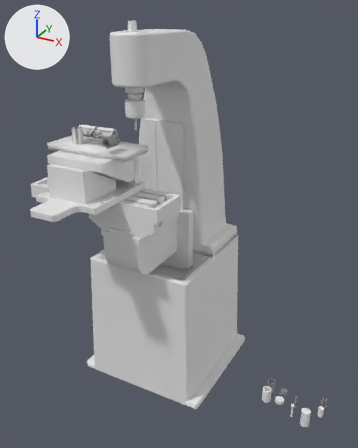
The Blender file CNC3Axis/CNC3Axis.blend, before and after one commit.
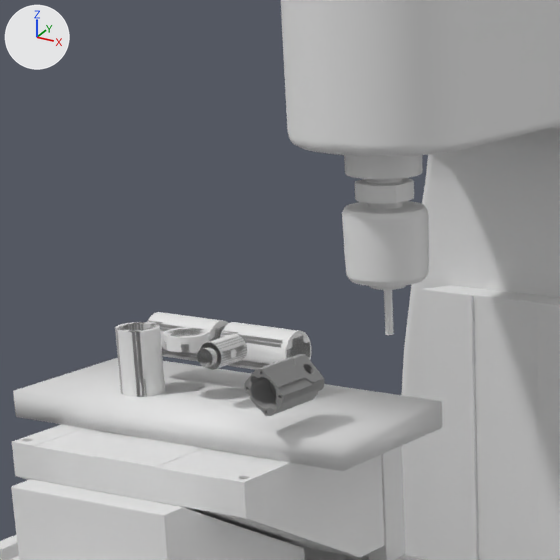
There are two pictures of each version: one whole from a 50 mm camera at (859.0, -1473.0, 1338.0) aimed at (120.0, -130.0, 666.0), one close up on the part from 12% to 49% of the width and 11% to 41% of the height. The lights are fixed; the arrows at upper left show +X, +Y and +Z. The first two pictures are the older version.

The scene before the commit, as lines of its bpy script (objects in view):
```python
ob_axisz_base_b = bpy.data.objects.new('AxisZ.Base.B', me_axisz_base_b)
ob_axisz_base_b.parent = ob_axisz_group
ob_axisz_base_b.location = (0.0, 2.0, 0.0)
ob_foil_a1 = bpy.data.objects.new('Foil.A1', me_foil_a1)
ob_foil_a1.parent = ob_foil_group
ob_foil_a1.location = (-163.0, -259.0, 983.0)
ob_foil_ab1 = bpy.data.objects.new('Foil.AB1', me_foil_ab1)
ob_foil_ab1.parent = ob_foil_group
ob_foil_ab1.location = (-120.0, -215.0, 967.0)
ob_foil_ab1.rotation_euler = (0.0, 1.571, 0.0)  # degrees (0, 90, 0)
ob_foil_ab2 = bpy.data.objects.new('Foil.AB2', me_foil_ab2)
ob_foil_ab2.parent = ob_foil_group
ob_foil_ab2.location = (-49.0, -215.0, 967.0)
ob_foil_ab2.rotation_euler = (0.0, 1.571, 0.0)  # degrees (0, 90, 0)
ob_foil_b1 = bpy.data.objects.new('Foil.B1', me_foil_b1)
ob_foil_b1.parent = ob_foil_group
ob_foil_b1.location = (-120.0, -256.0, 983.0)
ob_foil_d1 = bpy.data.objects.new('Foil.D1', me_foil_d1)
ob_foil_d1.parent = ob_foil_group
ob_foil_d1.location = (-105.0, -280.0, 973.0)
ob_foil_d1.rotation_euler = (-1.571, 0.0, 0.0)  # degrees (-90, 0, 0)
ob_product_a_001 = bpy.data.objects.new('Product.A.001', me_product_a)
ob_product_a_001.parent = ob_foil_group
ob_product_a_001.location = (-183.0, -259.0, 947.0)
ob_product_b_001 = bpy.data.objects.new('Product.B.001', me_product_b)
ob_product_b_001.parent = ob_foil_group
ob_product_b_001.location = (-140.0, -256.0, 972.0)
ob_product_d_001 = bpy.data.objects.new('Product.D.001', me_product_d)
ob_product_d_001.parent = ob_foil_group
ob_product_d_001.location = (-105.0, -280.0, 973.0)
ob_product_d_001.rotation_euler = (-1.571, 0.0, 0.0)  # degrees (-90, 0, 0)
# also in view: 'Kokubo.Spindle' at (0.0, -190.0, 1160.0); 'AxisZ' at (-117.0, -260.0, 868.0); 'Foil.Base' at (-117.0, -238.0, 925.0); 'AxisZ.Base' at (-117.0, -330.0, 843.0); 'Product.A.002' at (-22.0, -291.0, 967.0)
```
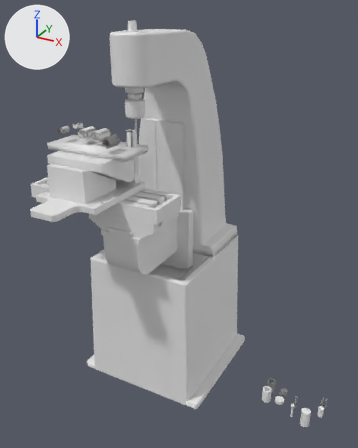
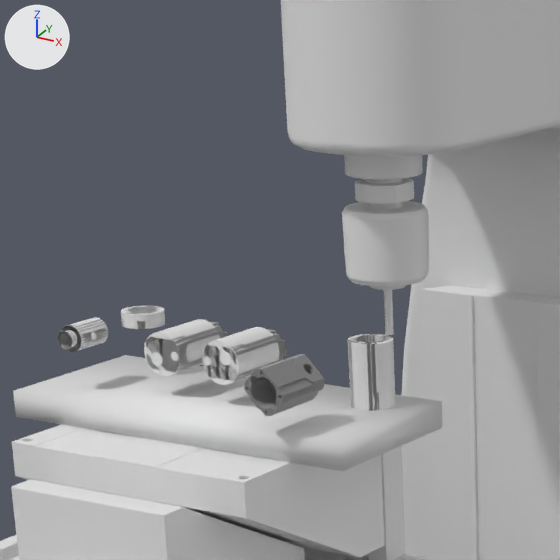
Location of each change, (x1, y1, x2, y2) in pixels of the close-ups (560 x 560 px):
'Foil.A1', moved: before (115, 322, 165, 397); after (348, 334, 396, 411)
'Foil.AB2', reshaped, moved, turned: before (220, 322, 311, 370); after (202, 327, 279, 385)
'Foil.AB1', reshaped, moved, turned: before (147, 312, 229, 361); after (144, 319, 220, 376)
'Foil.B1', moved: before (163, 327, 209, 352); after (121, 306, 165, 329)
'Product.A.001', moved: before (115, 322, 165, 397); after (348, 334, 392, 411)
'Product.A.003', moved, turned: before (148, 320, 197, 359); after (146, 328, 219, 372)
'Foil.D1', moved: before (197, 334, 247, 369); after (58, 317, 108, 351)
'Product.A.004', moved, turned: before (220, 331, 276, 368); after (202, 335, 278, 381)
'Product.D.001', moved: before (197, 336, 247, 370); after (58, 319, 108, 352)
'Product.B.003', moved, turned: before (274, 336, 310, 358); after (267, 329, 286, 362)
'Product.B.001', moved: before (164, 328, 204, 352); after (121, 306, 159, 329)
part 1 of me_foil_ab1, cut back: before (147, 312, 229, 361); after (155, 319, 220, 376)
part 2 of me_foil_ab2, reshaped: before (220, 322, 311, 370); after (214, 327, 279, 384)

Patch to the scene script:
```diff
--- a/CNC3Axis/CNC3Axis.blend.py
+++ b/CNC3Axis/CNC3Axis.blend.py
@@ me_foil_ab1 @@
 # used by ob_foil_ab1; parent = ob_foil_group; location = (-120.0, -215.0, 967.0); rotation_euler = (0.0, 1.571, 0.0), in degrees (0, 90, 0)
-me_foil_ab1.from_pydata(...)  # 387 vertices, 417 faces; spans x -16.5..16.5, y -16.5..16.5, z -61.0..0.0
+me_foil_ab1.from_pydata(...)  # 195 vertices, 193 faces, 1 loose edge; spans x -16.5..16.5, y -16.5..16.5, z -61.0..10.0
+# me_foil_ab1 part 1
+# 193 vertices are removed from x -16.5..16.5, y -16.5..16.5, z -12.0..0.0
+# 320 faces are deleted
+# 1 vertex is added at (0.0, 0.0, 10.0)
+# 1 loose edge is added
+# 96 new faces join them
@@ me_foil_ab2 @@
 # used by ob_foil_ab2; parent = ob_foil_group; location = (-49.0, -215.0, 967.0); rotation_euler = (0.0, 1.571, 0.0), in degrees (0, 90, 0)
-me_foil_ab2.from_pydata(...)  # 387 vertices, 417 faces; spans x -16.5..16.5, y -16.5..16.5, z -61.0..0.0
+me_foil_ab2.from_pydata(...)  # 195 vertices, 193 faces, 1 loose edge; spans x -16.5..16.5, y -16.5..16.5, z -61.0..10.0
+# me_foil_ab2 part 2
+# 193 vertices are removed from x -16.5..16.5, y -16.5..16.5, z -12.0..0.0
+# 320 faces are deleted
+# 1 vertex is added at (0.0, 0.0, 10.0)
+# 1 loose edge is added
+# 96 new faces join them
@@ ob_foil_a1 @@
 ob_foil_a1.matrix_parent_inverse = Matrix(((1.0, 0.0, 0.0, 100.0), (0.0, 1.0, 0.0, 275.0), (0.0, 0.0, 1.0, -914.0), (0.0, 0.0, 0.0, 1.0)))
-ob_foil_a1.location = (-163.0, -259.0, 983.0)
+ob_foil_a1.location = (11.0, -208.0, 983.0)
 _m = ob_foil_a1.modifiers.new('Bevel', 'BEVEL')
@@ ob_foil_ab1 @@
 ob_foil_ab1.matrix_parent_inverse = Matrix(((1.0, 0.0, 0.0, 100.0), (0.0, 1.0, 0.0, 275.0), (0.0, 0.0, 1.0, -914.0), (0.0, 0.0, 0.0, 1.0)))
-ob_foil_ab1.location = (-120.0, -215.0, 967.0)
-ob_foil_ab1.rotation_euler = (0.0, 1.571, 0.0)  # degrees (0, 90, 0)
+ob_foil_ab1.location = (-137.0, -204.0, 966.5)
+ob_foil_ab1.rotation_euler = (-1.571, 1.571, 0.0)  # degrees (-90, 90, 0)
 _m = ob_foil_ab1.modifiers.new('Bevel', 'BEVEL')
@@ ob_foil_ab2 @@
 ob_foil_ab2.matrix_parent_inverse = Matrix(((1.0, 0.0, 0.0, 100.0), (0.0, 1.0, 0.0, 275.0), (0.0, 0.0, 1.0, -914.0), (0.0, 0.0, 0.0, 1.0)))
-ob_foil_ab2.location = (-49.0, -215.0, 967.0)
-ob_foil_ab2.rotation_euler = (0.0, 1.571, 0.0)  # degrees (0, 90, 0)
+ob_foil_ab2.location = (-83.0, -204.0, 966.5)
+ob_foil_ab2.rotation_euler = (-1.571, 1.571, 0.0)  # degrees (-90, 90, 0)
 _m = ob_foil_ab2.modifiers.new('Bevel', 'BEVEL')
@@ ob_foil_b1 @@
 ob_foil_b1.matrix_parent_inverse = Matrix(((1.0, 0.0, 0.0, 100.0), (0.0, 1.0, 0.0, 275.0), (0.0, 0.0, 1.0, -914.0), (0.0, 0.0, 0.0, 1.0)))
-ob_foil_b1.location = (-120.0, -256.0, 983.0)
+ob_foil_b1.location = (-197.0, -212.0, 983.0)
 _m = ob_foil_b1.modifiers.new('Bevel', 'BEVEL')
@@ ob_foil_d1 @@
 ob_foil_d1.matrix_parent_inverse = Matrix(((1.0, 0.0, 0.0, 120.0), (0.0, 1.0, 0.0, 275.0), (0.0, 0.0, 1.0, -914.0), (0.0, 0.0, 0.0, 1.0)))
-ob_foil_d1.location = (-105.0, -280.0, 973.0)
+ob_foil_d1.location = (-231.0, -286.0, 973.0)
 ob_foil_d1.rotation_euler = (-1.571, 0.0, 0.0)  # degrees (-90, 0, 0)
@@ ob_product_d_001 @@
 ob_product_d_001.matrix_parent_inverse = Matrix(((1.0, 0.0, 0.0, 120.0), (0.0, 1.0, 0.0, 275.0), (0.0, 0.0, 1.0, -914.0), (0.0, 0.0, 0.0, 1.0)))
-ob_product_d_001.location = (-105.0, -280.0, 973.0)
+ob_product_d_001.location = (-231.0, -286.0, 973.0)
 ob_product_d_001.rotation_euler = (-1.571, 0.0, 0.0)  # degrees (-90, 0, 0)
@@ ob_product_b_001 @@
 ob_product_b_001.matrix_parent_inverse = Matrix(((1.0, 0.0, 0.0, 120.0), (0.0, 1.0, 0.0, 275.0), (0.0, 0.0, 1.0, -914.0), (0.0, 0.0, 0.0, 1.0)))
-ob_product_b_001.location = (-140.0, -256.0, 972.0)
+ob_product_b_001.location = (-217.0, -212.0, 972.0)
@@ ob_product_a_001 @@
 ob_product_a_001.matrix_parent_inverse = Matrix(((1.0, 0.0, 0.0, 120.0), (0.0, 1.0, 0.0, 275.0), (0.0, 0.0, 1.0, -914.0), (0.0, 0.0, 0.0, 1.0)))
-ob_product_a_001.location = (-183.0, -259.0, 947.0)
+ob_product_a_001.location = (-9.0, -208.0, 947.0)
@@ ob_product_a_003 @@
 ob_product_a_003.matrix_parent_inverse = Matrix(((1.0, 0.0, 0.0, 120.0), (0.0, 1.0, 0.0, 275.0), (0.0, 0.0, 1.0, -914.0), (0.0, 0.0, 0.0, 1.0)))
-ob_product_a_003.location = (-187.0, -215.0, 967.0)
-ob_product_a_003.rotation_euler = (-3.142, 4.712, 0.0)  # degrees (-180, 270, 0)
+ob_product_a_003.location = (-157.0, -251.0, 966.5)
+ob_product_a_003.rotation_euler = (-1.571, 4.712, 0.0)  # degrees (-90, 270, 0)
@@ ob_product_b_003 @@
 ob_product_b_003.matrix_parent_inverse = Matrix(((1.0, 0.0, 0.0, 120.0), (0.0, 1.0, 0.0, 275.0), (0.0, 0.0, 1.0, -914.0), (0.0, 0.0, 0.0, 1.0)))
-ob_product_b_003.location = (-80.0, -215.0, 967.0)
-ob_product_b_003.rotation_euler = (0.0, 1.571, 0.0)  # degrees (0, 90, 0)
+ob_product_b_003.location = (-103.0, -215.0, 966.5)
+ob_product_b_003.rotation_euler = (-1.571, 1.571, 0.0)  # degrees (-90, 90, 0)
@@ ob_product_a_004 @@
 ob_product_a_004.matrix_parent_inverse = Matrix(((1.0, 0.0, 0.0, 120.0), (0.0, 1.0, 0.0, 275.0), (0.0, 0.0, 1.0, -914.0), (0.0, 0.0, 0.0, 1.0)))
-ob_product_a_004.location = (-116.0, -215.0, 967.0)
-ob_product_a_004.rotation_euler = (0.0, 1.571, 0.0)  # degrees (0, 90, 0)
+ob_product_a_004.location = (-103.0, -251.0, 966.5)
+ob_product_a_004.rotation_euler = (-1.571, 1.571, 0.0)  # degrees (-90, 90, 0)
```
